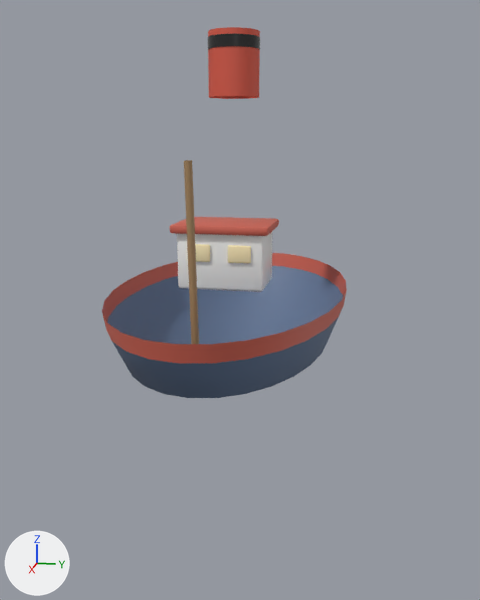
An edit to the glTF model assets/shared/costumes/costume_gannet.glb, drawn before and after from the same camera.
Rendered twice from a 50 mm lens placed at (2.404, 0.507, 1.665), pointed at (-0.018, 0.022, 1.059). The axes (+X, +Y, +Z) are drawn at lower left. The lights are the same throughout. The older version comes first.

Script lines for the objects in view, before the commit:
```python
me_bulwark = bpy.data.meshes.new('bulwark')
me_bulwark.from_pydata(...)  # 56 vertices, 56 faces; spans x -0.75..0.75, y -0.42..0.42, z 1.06..1.12
me_bulwark.materials.append(mat_trim)
me_cube = bpy.data.meshes.new('Cube')
me_cube.from_pydata(...)  # 56 vertices, 108 faces; spans x 0.01..0.23, y -0.15..0.15, z 1.15..1.35
me_cube.materials.append(mat_white)
me_cube_001 = bpy.data.meshes.new('Cube.001')
me_cube_001.from_pydata(...)  # 56 vertices, 108 faces; spans x -0.01..0.25, y -0.17..0.17, z 1.345..1.375
me_cube_001.materials.append(mat_trim)
ob_bulwark = bpy.data.objects.new('bulwark', me_bulwark)
ob_bulwark.location = (0.0, 0.0, 0.0)
ob_roof = bpy.data.objects.new('roof', me_cube_001)
ob_roof.location = (0.0, 0.0, 0.0)
ob_wheelhouse = bpy.data.objects.new('wheelhouse', me_cube)
ob_wheelhouse.location = (0.0, 0.0, 0.0)
# also in view: 'hull' at (0.0, 0.0, 0.93); 'funnel' at (-0.02, 0.0, 1.91); 'mast' at (0.575, 0.0, 1.3)
```
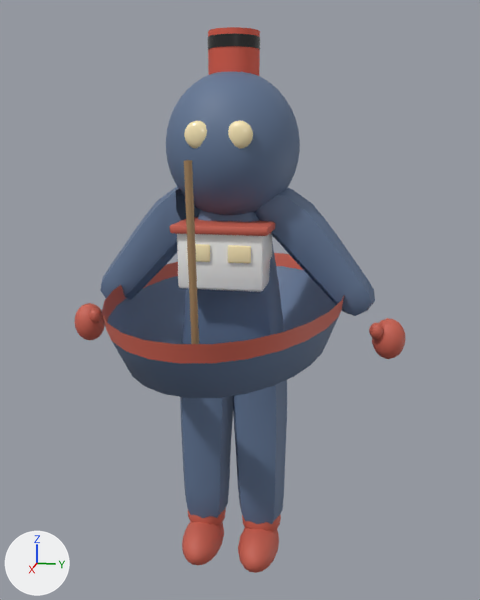
Edits to the bpy script that builds the scene:
```text
Add me_thumbmr:
    me_thumbmr.from_pydata(...)  # a UV sphere (12 segments, 8 rings, poles along z) spanning x 0.033..0.083, y -0.5605..-0.5105, z 0.9584..1.0184
    me_thumbmr.materials.append(mat_trim)
Add me_thumbml:
    me_thumbml.from_pydata(...)  # a UV sphere (12 segments, 8 rings, poles along z) spanning x 0.033..0.083, y 0.5105..0.5605, z 0.9584..1.0184
    me_thumbml.materials.append(mat_trim)
Add me_suit:
    me_suit.from_pydata(...)  # 368 vertices, 710 faces; spans x -0.143..0.143, y -0.527..0.527, z 0.115..1.519
    me_suit.materials.append(mat_hull)
Add me_port_1:
    me_port_1.from_pydata(...)  # a UV sphere (16 segments, 10 rings, poles along z) spanning x 0.21..0.25, y -0.115..-0.025, z 1.625..1.715
    me_port_1.materials.append(mat_glow)
Add me_port1:
    me_port1.from_pydata(...)  # a UV sphere (16 segments, 10 rings, poles along z) spanning x 0.21..0.25, y 0.025..0.115, z 1.625..1.715
    me_port1.materials.append(mat_glow)
Add me_mittr:
    me_mittr.from_pydata(...)  # a UV sphere (18 segments, 12 rings, poles along z) spanning x -0.047..0.071, y -0.642..-0.522, z 0.873..1.023
    me_mittr.materials.append(mat_trim)
Add me_mittl:
    me_mittl.from_pydata(...)  # a UV sphere (18 segments, 12 rings, poles along z) spanning x -0.047..0.071, y 0.522..0.642, z 0.873..1.023
    me_mittl.materials.append(mat_trim)
Add me_head:
    me_head.from_pydata(...)  # an icosphere of 1280 faces spanning x -0.249..0.249, y -0.239..0.239, z 1.37..1.89
    me_head.materials.append(mat_hull)
Add me_bootr:
    me_bootr.from_pydata(...)  # a UV sphere (18 segments, 12 rings, poles along z) spanning x -0.088..0.208, y -0.195..-0.035, z -0.01..0.15
    me_bootr.materials.append(mat_trim)
Add me_bootl:
    me_bootl.from_pydata(...)  # a UV sphere (18 segments, 12 rings, poles along z) spanning x -0.088..0.208, y 0.035..0.195, z -0.01..0.15
    me_bootl.materials.append(mat_trim)
Add me_ankler:
    me_ankler.from_pydata(...)  # a UV sphere (16 segments, 10 rings, poles along z) spanning x -0.08..0.08, y -0.195..-0.035, z 0.07..0.25
    me_ankler.materials.append(mat_trim)
Add me_anklel:
    me_anklel.from_pydata(...)  # a UV sphere (16 segments, 10 rings, poles along z) spanning x -0.08..0.08, y 0.035..0.195, z 0.07..0.25
    me_anklel.materials.append(mat_trim)
Add ob_thumbmr:
    ob_thumbmr = bpy.data.objects.new('thumbmR', me_thumbmr)
    ob_thumbmr.location = (0.0, 0.0, 0.0)
Add ob_thumbml:
    ob_thumbml = bpy.data.objects.new('thumbmL', me_thumbml)
    ob_thumbml.location = (0.0, 0.0, 0.0)
Add ob_suit:
    ob_suit = bpy.data.objects.new('suit', me_suit)
    ob_suit.location = (0.0, 0.0, 0.0)
Add ob_port_1:
    ob_port_1 = bpy.data.objects.new('port-1', me_port_1)
    ob_port_1.location = (0.0, 0.0, 0.0)
Add ob_port1:
    ob_port1 = bpy.data.objects.new('port1', me_port1)
    ob_port1.location = (0.0, 0.0, 0.0)
Add ob_mittr:
    ob_mittr = bpy.data.objects.new('mittR', me_mittr)
    ob_mittr.location = (0.0, 0.0, 0.0)
Add ob_mittl:
    ob_mittl = bpy.data.objects.new('mittL', me_mittl)
    ob_mittl.location = (0.0, 0.0, 0.0)
Add ob_head:
    ob_head = bpy.data.objects.new('head', me_head)
    ob_head.location = (0.0, 0.0, 0.0)
Add ob_bootr:
    ob_bootr = bpy.data.objects.new('bootR', me_bootr)
    ob_bootr.location = (0.0, 0.0, 0.0)
Add ob_bootl:
    ob_bootl = bpy.data.objects.new('bootL', me_bootl)
    ob_bootl.location = (0.0, 0.0, 0.0)
Add ob_ankler:
    ob_ankler = bpy.data.objects.new('ankleR', me_ankler)
    ob_ankler.location = (0.0, 0.0, 0.0)
Add ob_anklel:
    ob_anklel = bpy.data.objects.new('ankleL', me_anklel)
    ob_anklel.location = (0.0, 0.0, 0.0)
```

Location of each change, [x1, y1, x2, y2] in pixels of the pictures (480 x 600 px):
'suit', added (blue)
    after: [100, 187, 375, 525]
'head', added (blue)
    after: [166, 72, 300, 215]
'bootL', added (red)
    after: [238, 528, 279, 573]
'bootR', added (red)
    after: [182, 521, 224, 565]
'mittL', added (red)
    after: [372, 318, 406, 359]
'mittR', added (red)
    after: [74, 303, 105, 340]
'port1', added (beige)
    after: [228, 120, 253, 148]
'port-1', added (beige)
    after: [184, 121, 207, 148]
'ankleL', added
    after: [242, 515, 281, 531]
'ankleR', added
    after: [188, 508, 226, 525]
'thumbmL', added
    after: [369, 323, 383, 339]
'thumbmR', added
    after: [89, 308, 102, 323]
